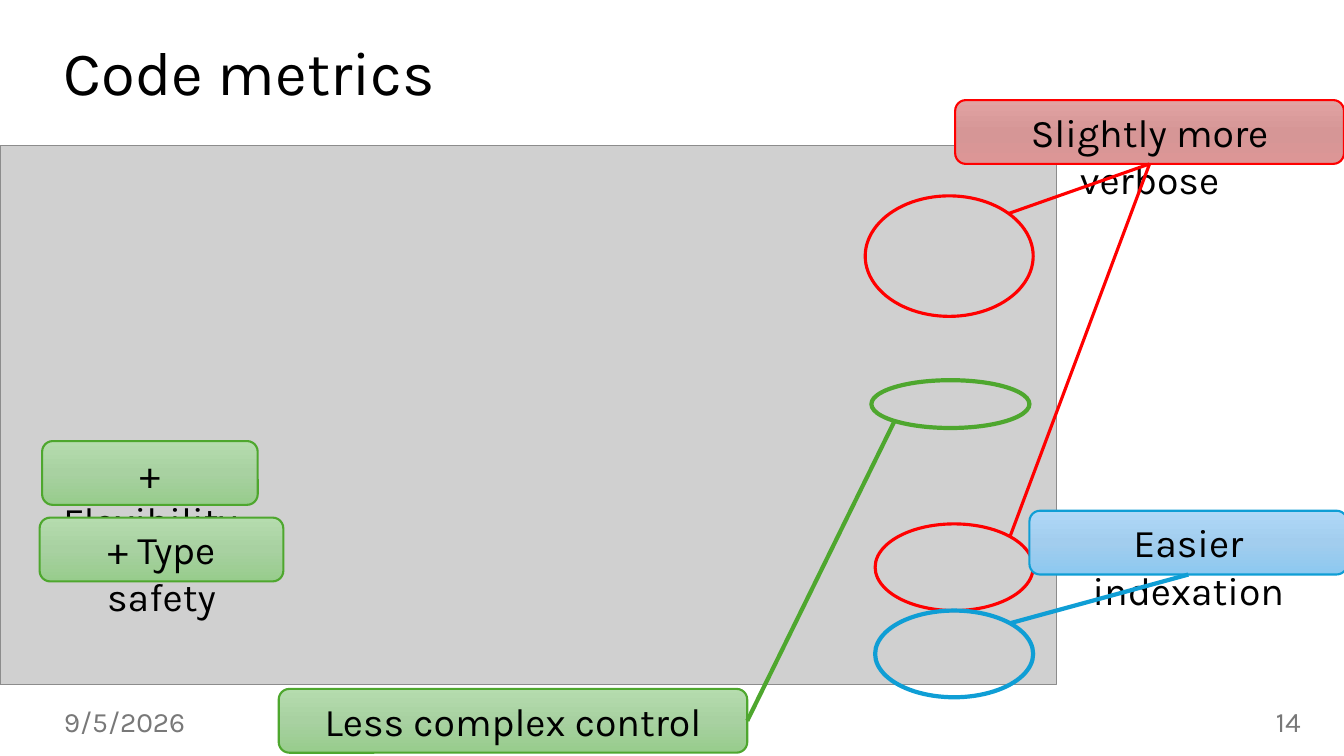
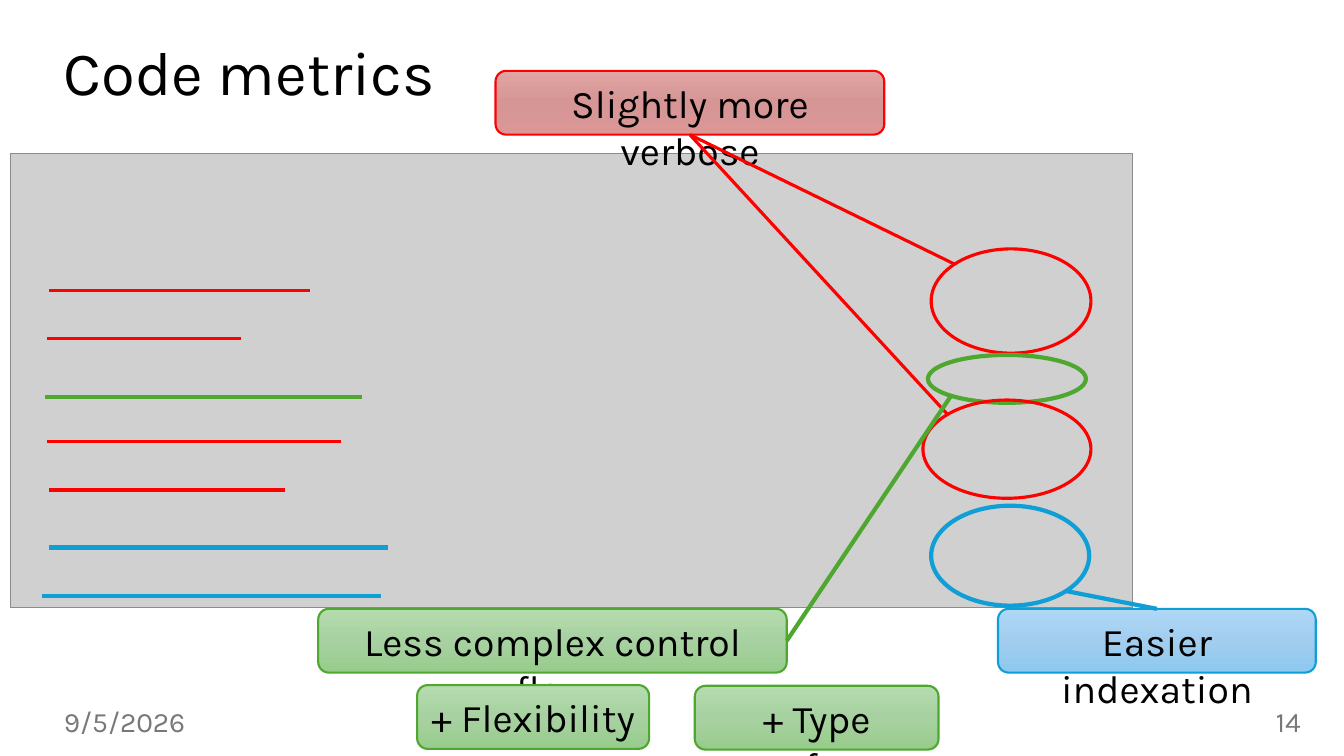
Before and after one commit to jiriklepl/phd-thesis, a slide deck: slide 14 of slides/Optimizing Memory Layouts and Traversal Orders in High-Performance Computing.pptx. Drawn at 1344x756 pixels with LibreOffice and Linux fonts; fonts in the diff are those of the drawing; grey boxes stand for pictures; background and template pictures are left out. Boxes give left, top, right and bottom in pixels: in the first picture for what was removed or moved away, otherwise in the second. Text is boxed around its words. In the diff, an @@ line names an element or a change of style, - is before the commit and + after.

```diff
--- a/slides/Optimizing Memory Layouts and Traversal Orders in High-Performance Computing.pptx
+++ b/slides/Optimizing Memory Layouts and Traversal Orders in High-Performance Computing.pptx
@@ rounded rectangle "Slightly more verbose" moved from (x1=956, y1=100, x2=1344, y2=163) to (x1=496, y1=71, x2=885, y2=134) @@
@@ line moved from (1009, 214) - (1149, 164) to (955, 264) - (690, 135) @@
@@ line moved from (1010, 536) - (1149, 164) to (948, 414) - (690, 135) @@
@@ picture resized from (x1=0, y1=146, x2=1057, y2=685) to (x1=10, y1=153, x2=1132, y2=607) @@
@@ ellipse resized from (x1=865, y1=196, x2=1033, y2=317) to (x1=932, y1=249, x2=1091, y2=353) @@
@@ line added from (311, 290) to (49, 290), #FF0000 2.25 pt @@
@@ line added from (241, 339) to (46, 339), #FF0000 2.25 pt @@
@@ ellipse moved from (x1=872, y1=380, x2=1030, y2=427) to (x1=929, y1=355, x2=1087, y2=402) @@
@@ line added from (45, 397) to (362, 397), #4EA72E 3 pt @@
@@ line moved from (747, 721) - (895, 421) to (787, 641) - (952, 396) @@
@@ ellipse resized from (x1=875, y1=524, x2=1033, y2=611) to (x1=924, y1=400, x2=1092, y2=498) @@
@@ line added from (341, 442) to (46, 442), #FF0000 2.25 pt @@
@@ line added from (285, 490) to (49, 490), #FF0000 2.25 pt @@
@@ ellipse resized from (x1=875, y1=611, x2=1033, y2=698) to (x1=932, y1=506, x2=1090, y2=606) @@
@@ line added from (49, 547) to (388, 547), #0F9ED5 3 pt @@
@@ line added from (42, 596) to (381, 596), #0F9ED5 3 pt @@
@@ line moved from (1010, 623) - (1189, 575) to (1067, 591) - (1157, 609) @@
@@ rounded rectangle "Less complex control flow" moved from (x1=279, y1=689, x2=748, y2=752) to (x1=319, y1=609, x2=787, y2=673) @@
@@ rounded rectangle "Easier indexation" moved from (x1=1029, y1=511, x2=1344, y2=575) to (x1=998, y1=609, x2=1316, y2=673) @@
@@ rounded rectangle "+ Flexibility" resized from (x1=42, y1=442, x2=258, y2=505) to (x1=417, y1=686, x2=649, y2=749) @@
@@ rounded rectangle "+ Type safety" moved from (x1=39, y1=518, x2=283, y2=582) to (x1=695, y1=686, x2=939, y2=749) @@
```
Also in this commit, not shown: 2 other slides changed.
